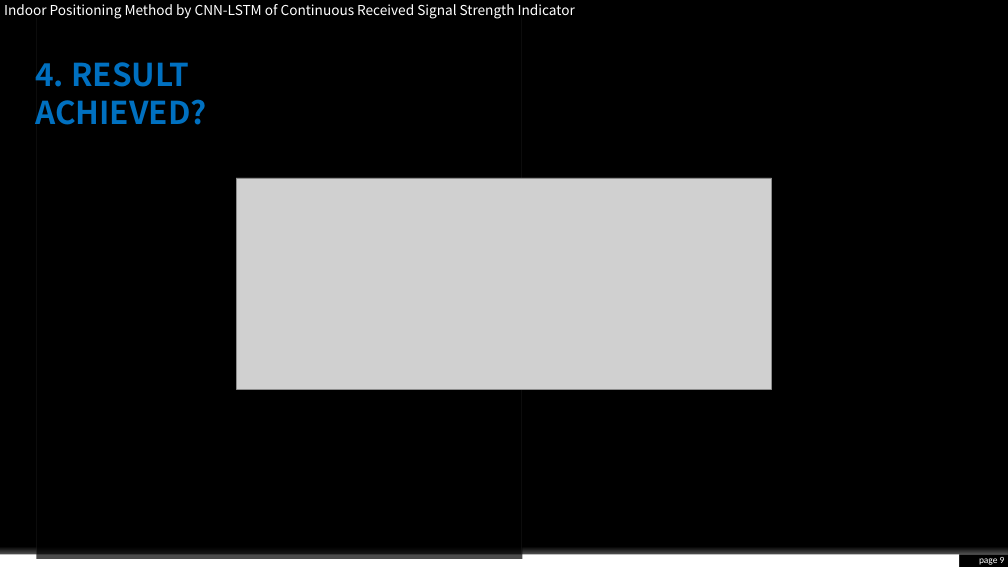
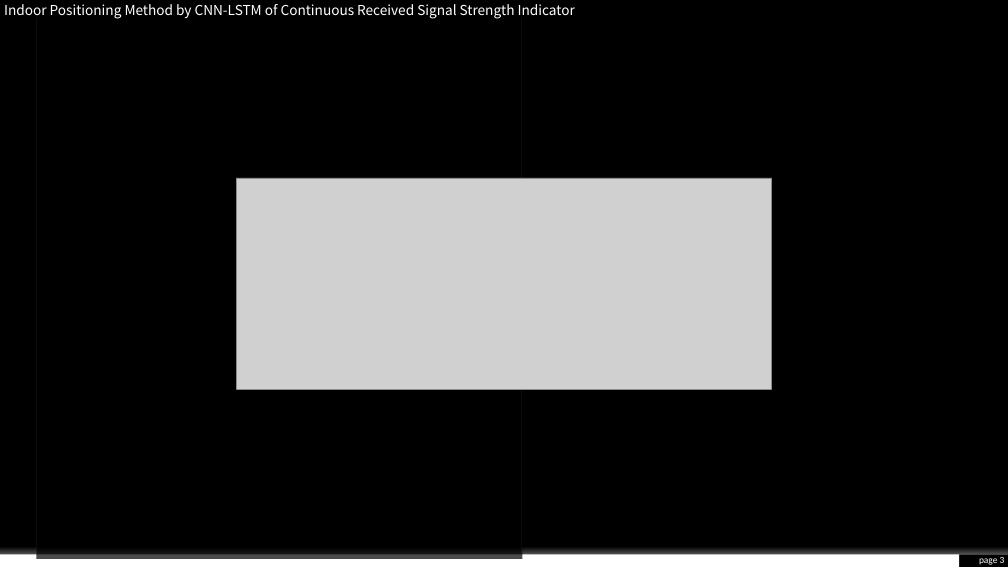
Before and after one commit to honguyenhoangphat/Scientific_Research, a slide deck: slide 3 of Task 4_20032025/Indoor Positioning Method by CNN-LSTM of Continuous Received Signal Strength Indicator.pptm (slide 9 before the commit). Drawn at 1008x567 pixels with LibreOffice and Linux fonts; fonts in the diff are those of the drawing; grey boxes stand for pictures. Boxes give left, top, right and bottom in pixels: in the first picture for what was removed or moved away, otherwise in the second. Text is boxed around its words. In the diff, an @@ line names an element or a change of style, - is before the commit and + after.

```diff
--- a/Task 4_20032025/Indoor Positioning Method by CNN-LSTM of Continuous Received Signal Strength Indicator.pptm
+++ b/Task 4_20032025/Indoor Positioning Method by CNN-LSTM of Continuous Received Signal Strength Indicator.pptm
@@ text removed at [35, 62, 207, 125] @@
-4. RESULT ACHIEVED?
```
Also in this commit, not shown: 1 other slide changed, 2 slides added, 1 slide removed, 5 other files.
